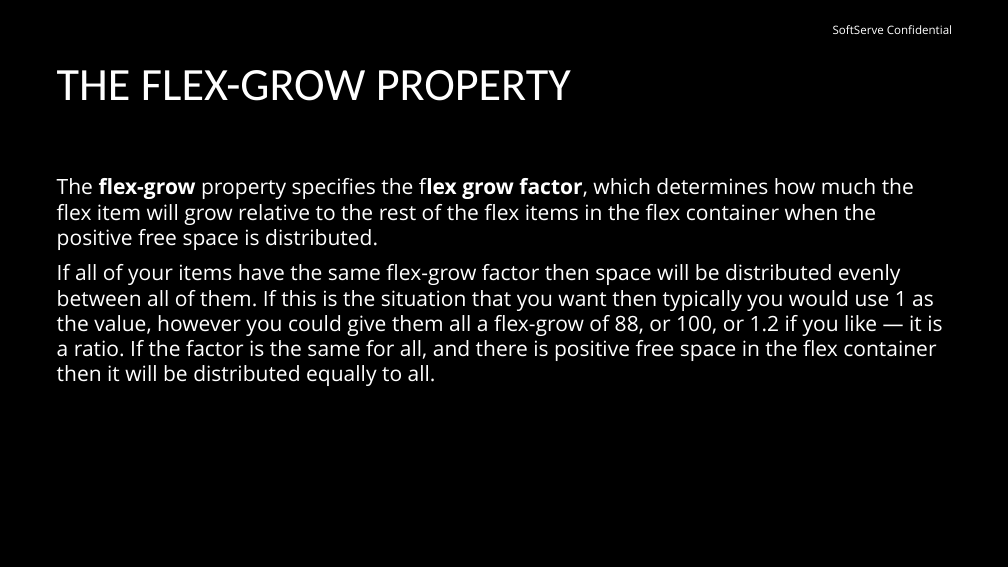
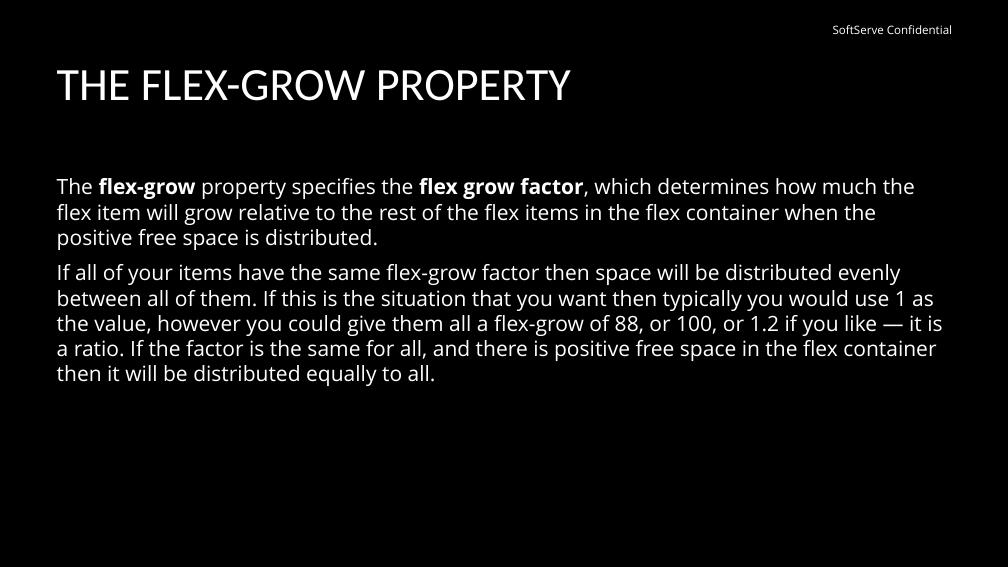
Before and after one commit to rostyk1331/softserve, a slide deck: slide 20 of flexbox.pptx. Drawn at 1008x567 pixels with LibreOffice and Linux fonts; fonts in the diff are those of the drawing; background and template pictures are left out. Boxes give left, top, right and bottom in pixels: in the first picture for what was removed or moved away, otherwise in the second. Text is boxed around its words. In the diff, an @@ line names an element or a change of style, - is before the commit and + after.

```diff
--- a/flexbox.pptx
+++ b/flexbox.pptx
@@ text at (x1=57, y1=178, x2=915, y2=250): bold on in "flex" @@
```
